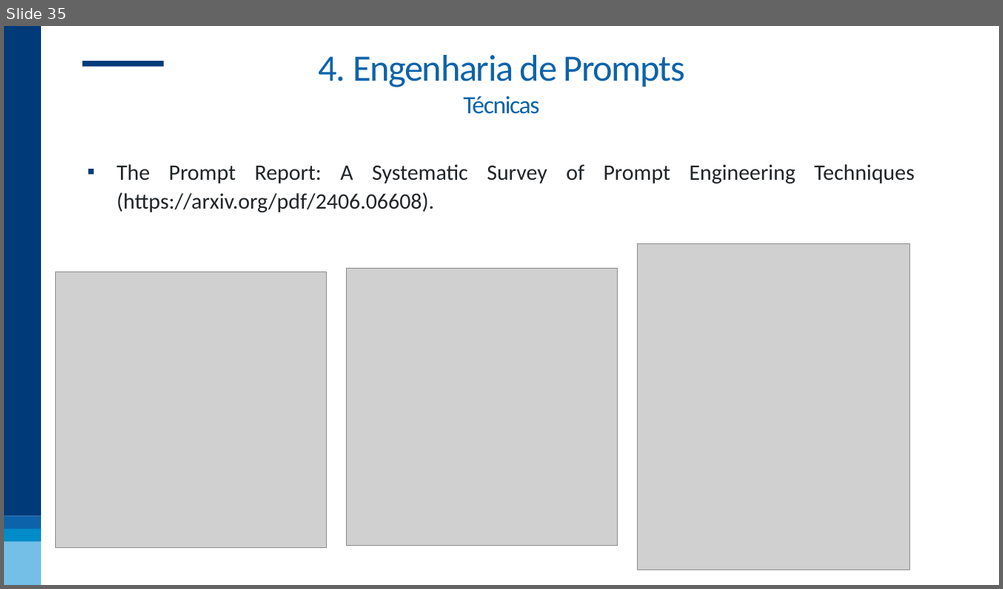
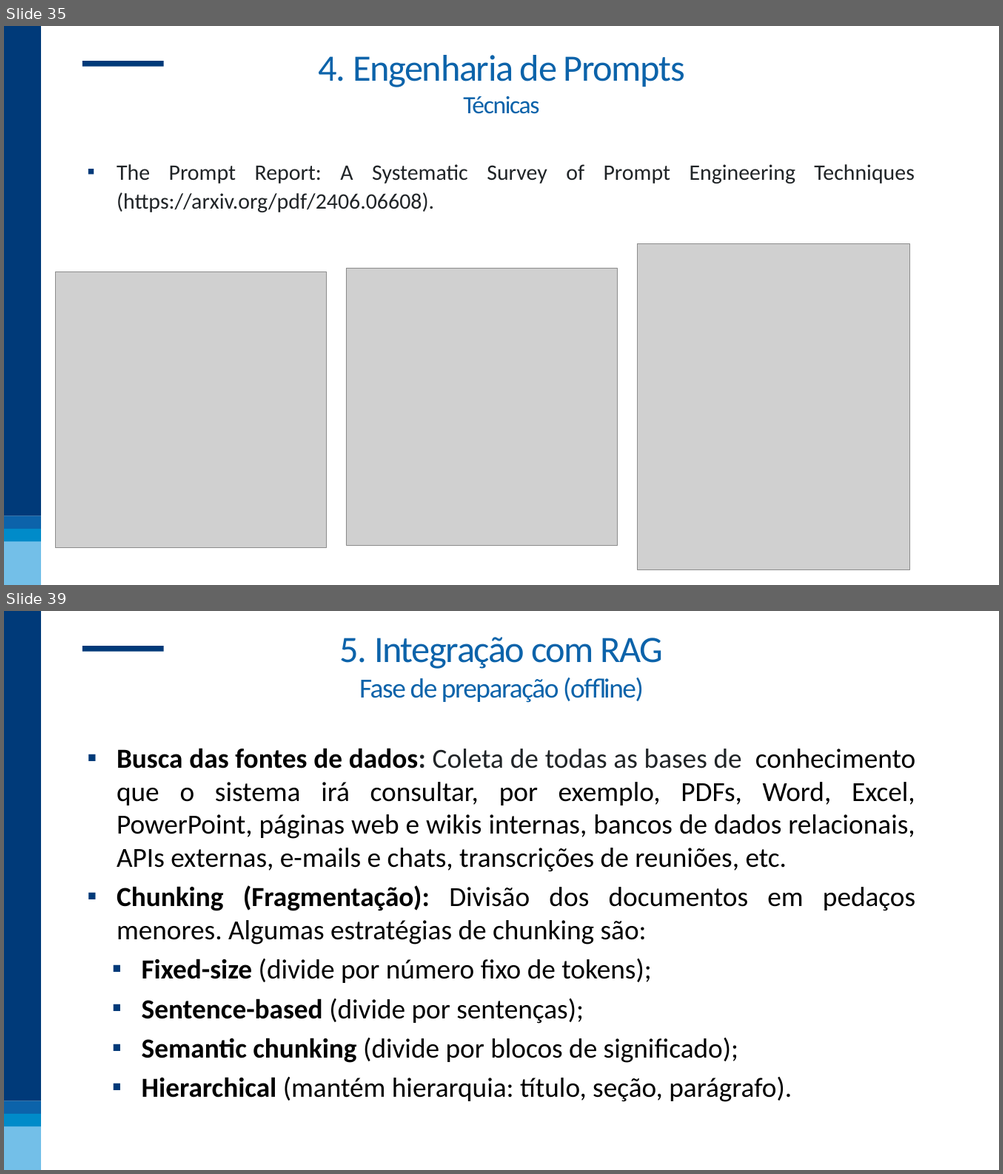
Before and after one commit to nogueira-cavalcante/FGV, a slide deck: MLOps - incorporando soluções aos processos de negócio/apresentações/02 - LLMOps.pptx. Shown one above the other, each under a label of ours: slide 35 before the commit, slides 35 and 39 after it; the slides between them are not shown. The pictures are 1003x589 and 1003x1174 pixels, drawn with LibreOffice and Linux fonts; fonts in the diff are those of the drawing; grey boxes stand for pictures; background and template pictures are left out. Boxes give left, top, right and bottom in pixels: in the first picture for what was removed or moved away, otherwise in the second. Text is boxed around its words. In the diff, an @@ line names an element or a change of style, - is before the commit and + after.

```diff
--- a/MLOps - incorporando soluções aos processos de negócio/apresentações/02 - LLMOps.pptx
+++ b/MLOps - incorporando soluções aos processos de negócio/apresentações/02 - LLMOps.pptx
@@ slide 39 added at [4,611,999,1170], background #FFFFFF; not listed: 5 template elements that a slide beside it also shows @@
@@ text added at [339,637,663,703], 40 pt, text #0C63AA @@
+5. Integração com RAG
+Fase de preparação (offline)
@@ text added at [116,748,916,1102], 40 pt, text #000000 @@
+▪ Busca das fontes de dados: Coleta de todas as bases de conhecimento que o sistema irá consultar, por exemplo, PDFs, Word, Excel, PowerPoint, páginas web e wikis internas, bancos de dados relacionais, APIs externas, e-mails e chats, transcrições de reuniões, etc.
+▪ Chunking (Fragmentação): Divisão dos documentos em pedaços menores. Algumas estratégias de chunking são:
+  ▪ Fixed-size (divide por número fixo de tokens);
+  ▪ Sentence-based (divide por sentenças);
+  ▪ Semantic chunking (divide por blocos de significado);
+  ▪ Hierarchical (mantém hierarquia: título, seção, parágrafo).
```
Also in this commit, not shown: 10 slides changed, 7 other slides added, 1 slide removed, 2 other files.
